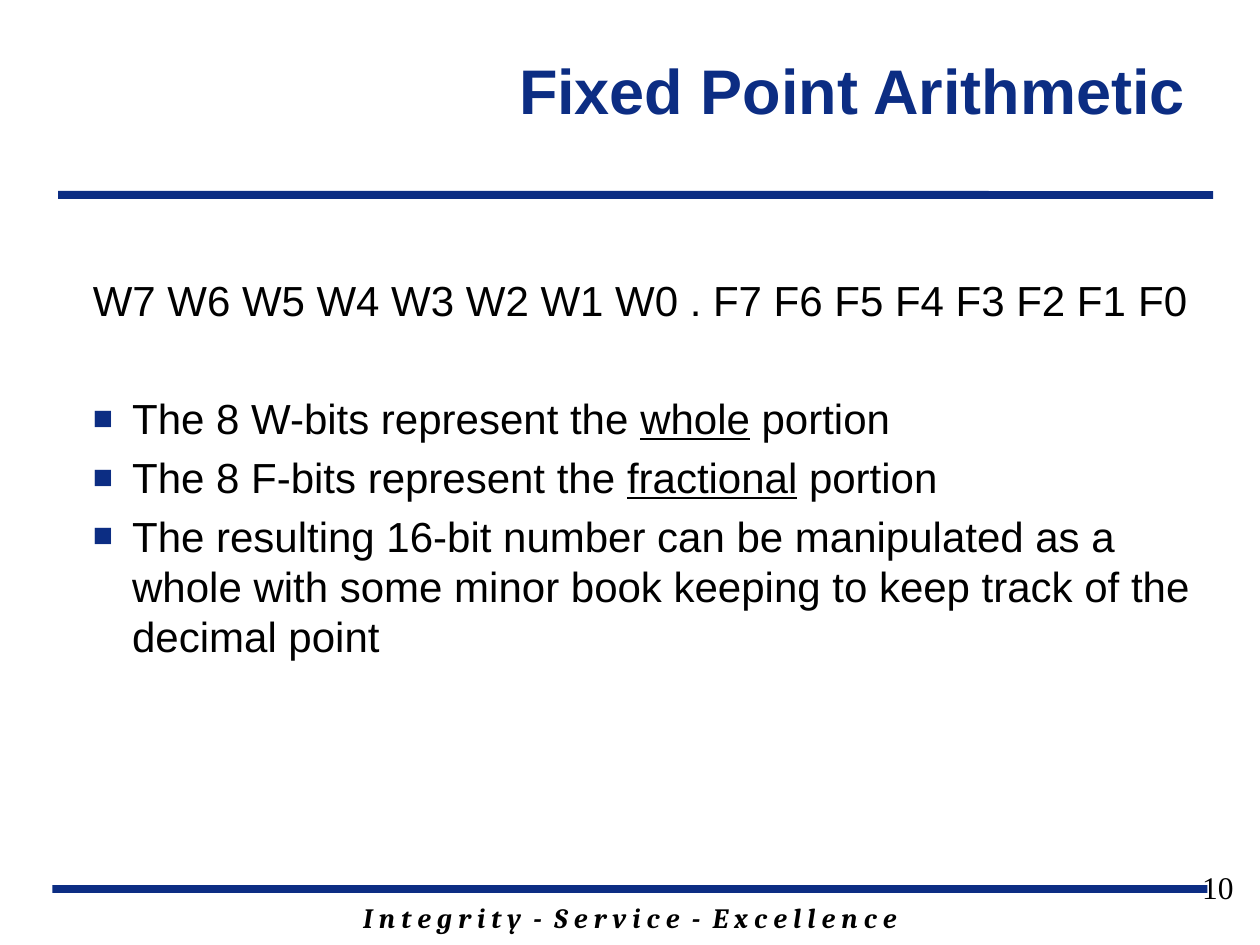
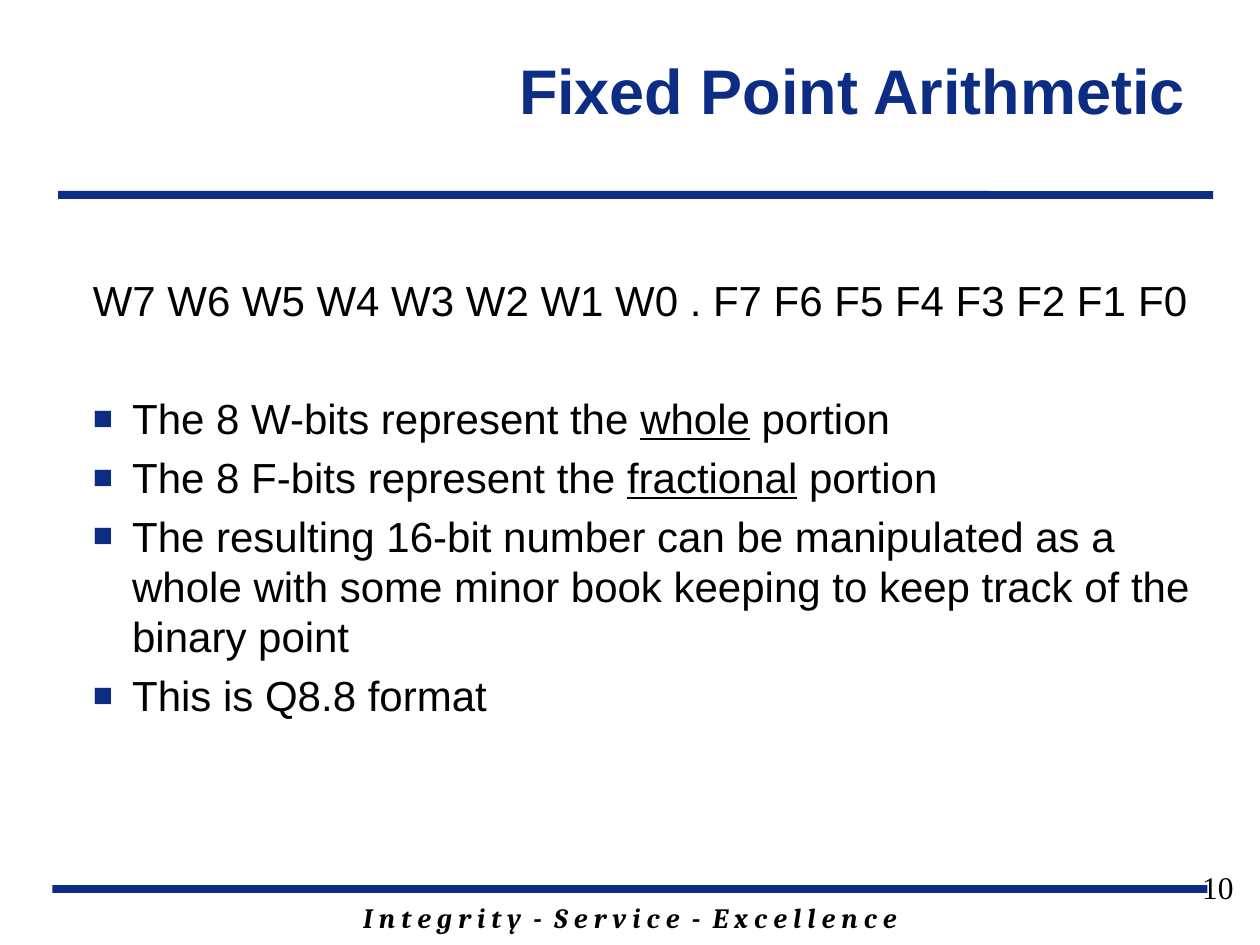
Before and after one commit to jfalkinburg/ECE383_web, a slide deck: slide 10 of lecture/slides/ECE_383_Lec23.pptx. Drawn at 1260x945 pixels with LibreOffice and Linux fonts; fonts in the diff are those of the drawing; background and template pictures are left out. Boxes give left, top, right and bottom in pixels: in the first picture for what was removed or moved away, otherwise in the second. Text is boxed around its words. In the diff, an @@ line names an element or a change of style, - is before the commit and + after.

```diff
--- a/lecture/slides/ECE_383_Lec23.pptx
+++ b/lecture/slides/ECE_383_Lec23.pptx
@@ text at <box>132,521,1189,719</box>: text changed @@
-■ The resulting 16-bit number can be manipulated as a whole with some minor book keeping to keep track of the decimal point
+■ The resulting 16-bit number can be manipulated as a whole with some minor book keeping to keep track of the binary point
+■ This is Q8.8 format
```
Also in this commit, not shown: 6 other slides changed, 4 slides added, 1 slide removed, 4 other files.
